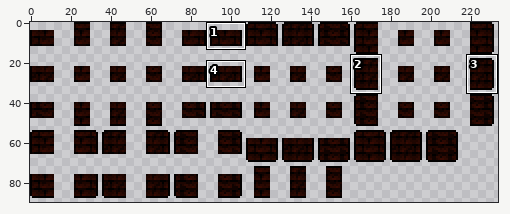
Two states of a sprite sheet, Content/Tiles/Catacomb/CatacombBrickWall2.png. The first picture is a wide view before the edit; the outline marks the close-up.
Close-up. Before:
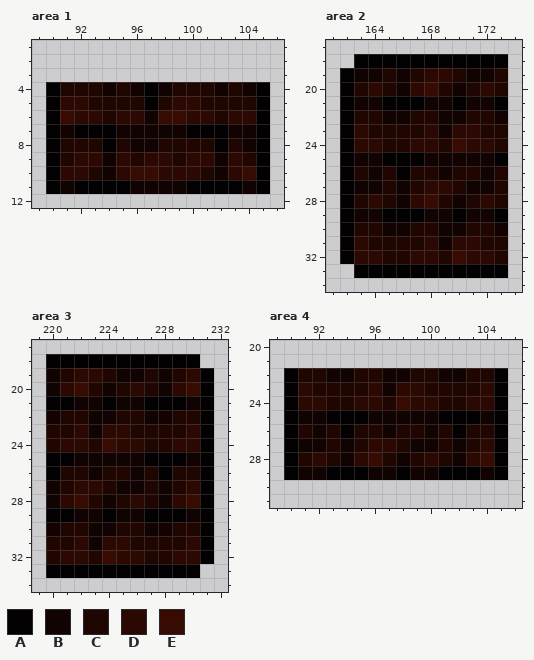
The file is 468x180 pixels, drawn in blocks of 2x2; one block is one cell here. Colours within 5 levels of each other are drawn and written as one. Shown: area 1: x 89..106, y 1..12; area 2: x 161..174, y 17..34; area 3: x 219..232, y 17..34; area 4: x 89..106, y 20..31. The commit also changed other parts of the picture, which this record leaves out.
Palette (. is transparent): A #020000  B #100301  C #1f0601  D #2b0902  E #370a02
Pixels before, area 1, first column x 90:
 4 ACCCBCBABCCCBCBA
 5 ADDCCCCACDDCCCCA
 6 AEDDCDDBEEDDCDDA
 7 ABAAABBBBBAAABBA
 8 ACCCACBBCCCCACBA
 9 ACDDBDCDDCDDBDCA
10 ADDCBDEEDDDCBDEA
11 ABAAAABBBBAAAABA
Pixels before, area 2, first column x 162:
18 .AAAAAAAAAAA
19 ABBCBCDDCBBC
20 ACDCBDECBCDC
21 ABBAAABBABBA
22 ACCBBCCBBCCB
23 ADCCCCDBDDCC
24 ADDCCDDCEDDC
25 ABBAAABBBBBA
26 ACBCACCBCCBC
27 ABBCBCDDCBBC
28 ACDCBDECBCDC
29 ABBAAABBABBA
30 ACCBBCCBBCCB
31 ADCCCCDBDDCC
32 ADDCCDDCEDDC
33 .AAAAAAAAAAA
Pixels before, area 3, first column x 220:
18 AAAAAAAAAAA.
19 BCDDCBBCBCDA
20 BDECBCDCBDEA
21 AABBABBAAABA
22 BCCBBCCBBCCA
23 CCDBDDCCCCDA
24 CDDCEDDCCDDA
25 AABBBBBAAABA
26 ACCBCCBCACCA
27 BCDDCBBCBCDA
28 BDECBCDCBDEA
29 AABBABBAAABA
30 BCCBBCCBBCCA
31 CCDBDDCCCCDA
32 CDDCEDDCCDDA
33 AAAAAAAAAAA.
Pixels before, area 4, first column x 90:
22 ACCBBCCBBCCBBCCA
23 ADCCCCDBDDCCCCDA
24 ADDCCDDCEDDCCDDA
25 ABBAAABBBBBAAABA
26 ACBCACCBCCBCACCA
27 ABBCBCDDCBBCBCDA
28 ACDCBDECBCDCBDEA
29 ABBAAABBABBAAABA
And afterwards:
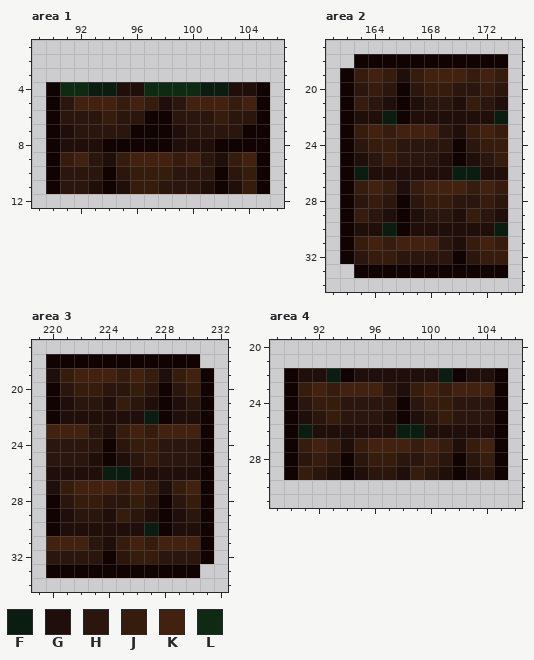
Colours new in this view: F #0a1d10  G #1f0e0a  H #2b160d  J #361c0d  K #432110  L #0f2a12
Diff:
Changed rows in their new state; - is an unchanged pixel.
Area 1:
first column x 90:
 4 BLLFFGGLLLLFFGGB
 5 BHKKKJKJGHKKKJKB
 6 BHHHJHH-BHHHJHHB
 7 BGHHHH---GHHHH-B
 8 BGGGBB--BGGGBB-B
 9 BJKHGJKKKJKHGJKB
10 BHHH-HJJJHHH-HJB
11 BHHGBGJJHHHGBGJB
Area 2:
first column x 162:
18 -BBBBBBBBBBB
19 BJKJGJKKKJKJ
20 BHJH-HJJHHJH
21 BJHGBGHHGJHG
22 BGGF-GGGGGGF
23 BJKJKKKHGJKJ
24 BHJJHHHHBHJJ
25 BGHJHHHG-GHJ
26 BFGGGGGGFFGG
27 BJKJGJKKKJKJ
28 BHJH-HJJHHJH
29 BJHGBGHHGJHG
30 BGGF-GGGGGGF
31 BJKJKKKHGJKJ
32 BHJJHHHHBHJJ
33 -BBBBBBBBBBB
Area 3:
first column x 220:
18 BBBBBBBBBBB-
19 GJKKKJKJGJKB
20 -HJJHHJH-HJB
21 BGHHGJHGBGHB
22 -GGGGGGF-GGB
23 KKKHGJKJKKKB
24 HHHHBHJJHHHB
25 HHHG-GHJHHHB
26 GGGGFFGGGGGB
27 GJKKKJKJGJKB
28 -HJJHHJH-HJB
29 BGHHGJHGBGHB
30 -GGGGGGF-GGB
31 KKKHGJKJKKKB
32 HHHHBHJJHHHB
33 BBBBBBBBBBB-
Area 4:
first column x 90:
22 BGGF-GGGGGGF-GGB
23 BJKJKKKHGJKJKKKB
24 BHJJHHHHBHJJHHHB
25 BGHJHHHG-GHJHHHB
26 BFGGGGGGFFGGGGGB
27 BJKJGJKKKJKJGJKB
28 BHJH-HJJHHJH-HJB
29 BJHGBGHHGJHGBGHB
Pixel boxes of the changes (left, top, right, bottom) in both close-ups:
changed: (46, 82, 270, 194)
changed: (340, 54, 508, 278)
changed: (46, 354, 214, 578)
changed: (284, 368, 508, 480)
